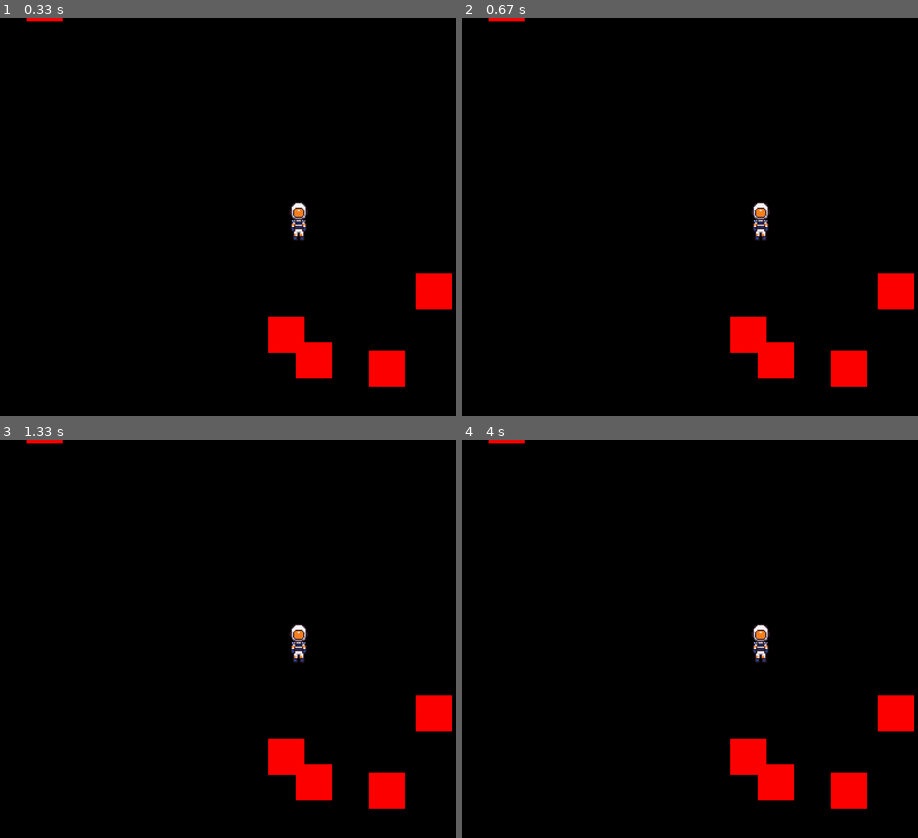
Above: before the commit, frames 1-4 (two rows, left to right).
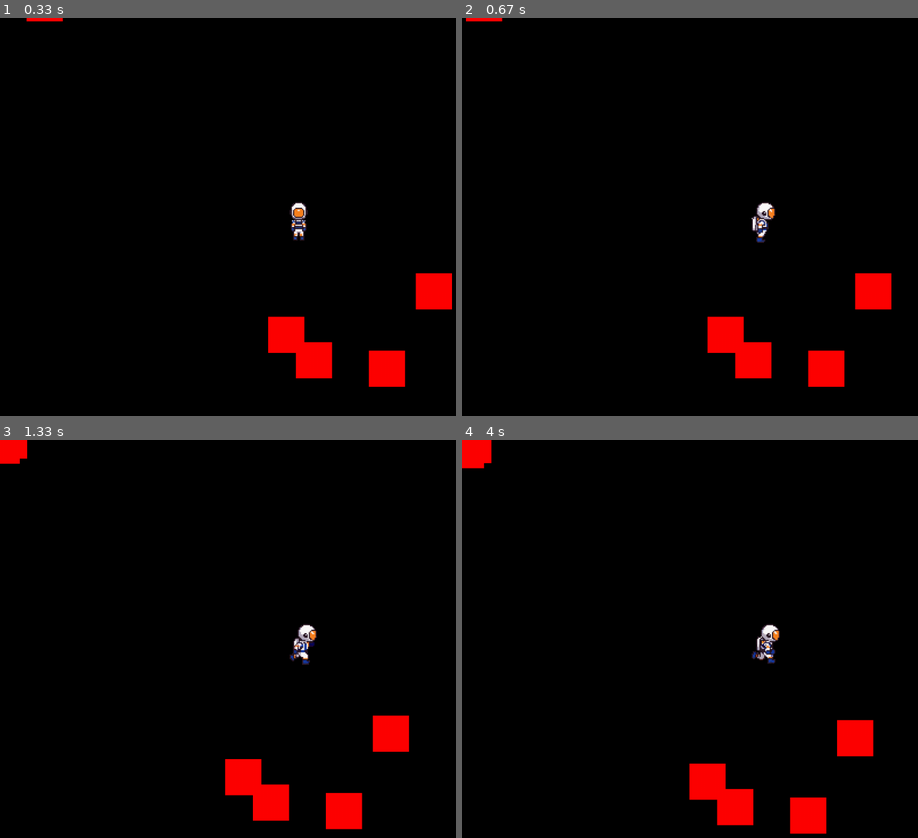
Above: after the commit, the same moments.

Repository: vitorpsogarcia/terranon
Game: pygame game, started from src/main.py
Two runs of this game, one before a commit and one after it. Both use one fixed random seed, a clock stepped at 60 frames per second and the inputs below.
Inputs:
- Up to frame 1 (0.33 s): no input
- Up to frame 2 (0.67 s): hold D from 0.33 s (still down)
- Up to frame 3 (1.33 s): release D at 0.8 s; hold W 0.83-1.13 s; hold D from 1.17 s (still down)
- Up to frame 4 (4 s): release D at 1.63 s; hold A 1.67-2.2 s; hold S 2.23-2.53 s; hold A 2.57-2.97 s; hold W 3-3.37 s; hold D from 3.4 s (still down)

Frame 1 is identical in both runs. In frame 2, 3.9% of the frame differs, in the area x 0-100%, y 0-93%; in frame 3, 6.6%; in frame 4, 6.8%, in the area x 0-100%, y 0-99%.

Commit message:
feat: Adição de atributo _layer ao GameObject

Diff:
--- a/src/core/game_object.py
+++ b/src/core/game_object.py
@@ -4,6 +4,8 @@
 
 
 class GameObject(ABC, pygame.sprite.Sprite):
+    _layer: int = 0
+
     def __init__(self, x: float, y: float):
         super().__init__()
         self.pos = Vector2(x, y)
--- a/src/entities/character/player.py
+++ b/src/entities/character/player.py
@@ -4,7 +4,6 @@
 from entities.character.characters import Character
 from utils.direction import get_direction_str_by_vector
 class Player(Character):
-
     _animator: CharacterAnimator | None = None
 
     def __init__(
@@ -17,6 +16,7 @@
         self.frame_height = FRAME_HEIGHT_PLAYER
         self.scale = SCALE_PLAYER
         self._last_direction = "S"
+        self._layer = 1
 
 
         try:
@@ -49,16 +49,16 @@
         self.direction.x = 0
         self.direction.y = 0
 
-        if keys[pygame.K_UP]:
+        if keys[pygame.K_w]:
             self.direction.y -= 1
 
-        if keys[pygame.K_DOWN]:
+        if keys[pygame.K_s]:
             self.direction.y += 1
 
-        if keys[pygame.K_LEFT]:
+        if keys[pygame.K_a]:
             self.direction.x -= 1
 
-        if keys[pygame.K_RIGHT]:
+        if keys[pygame.K_d]:
             self.direction.x += 1
 
         direction = get_direction_str_by_vector(self.direction)
